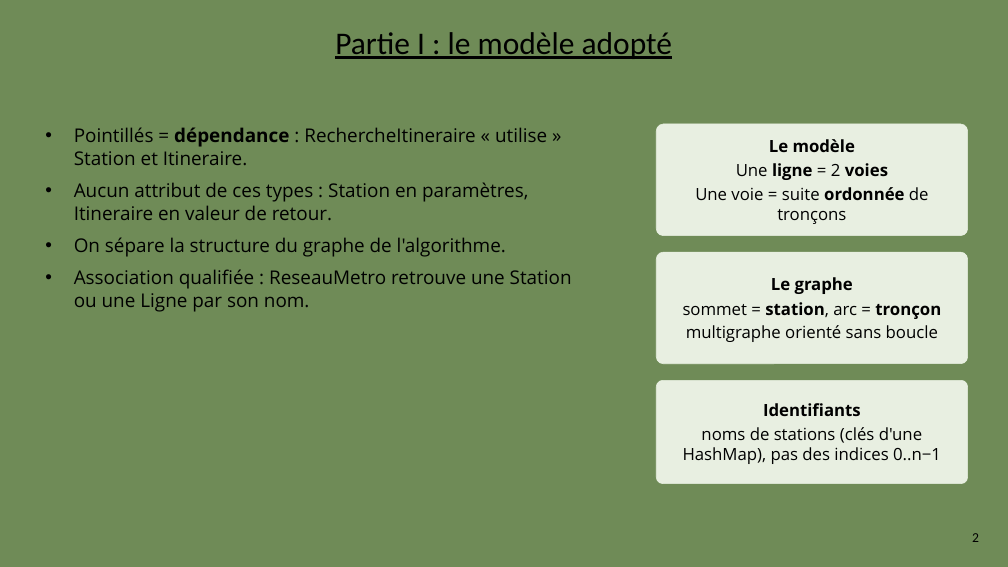
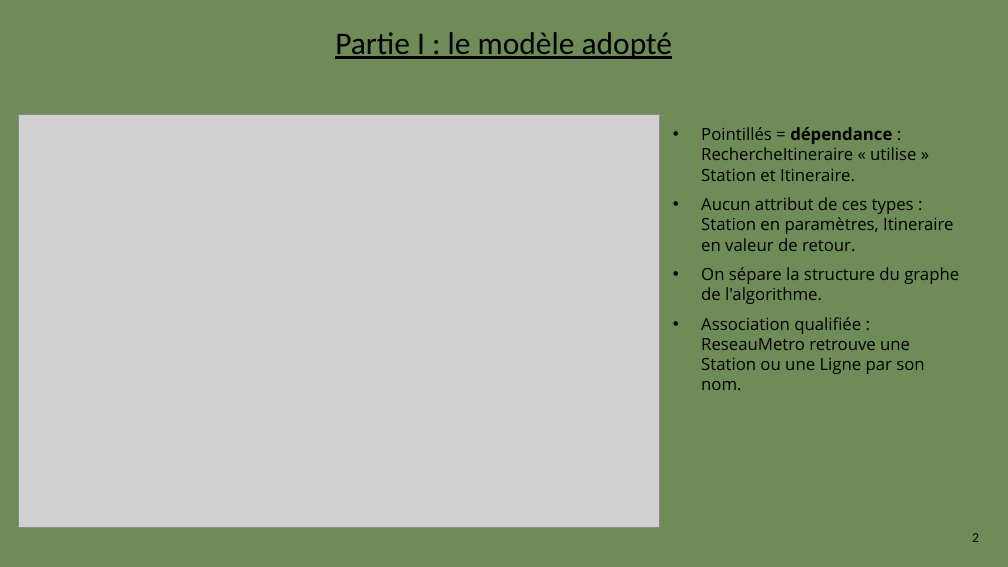
Before and after one commit to lazzrio/th-orie-des-graphes, a slide deck: slide 2 of presentations/s4/Activite9_presentation.pptx. Drawn at 1008x567 pixels with LibreOffice and Linux fonts; fonts in the diff are those of the drawing; grey boxes stand for pictures. Boxes give left, top, right and bottom in pixels: in the first picture for what was removed or moved away, otherwise in the second. Text is boxed around its words. In the diff, an @@ line names an element or a change of style, - is before the commit and + after.

```diff
--- a/presentations/s4/Activite9_presentation.pptx
+++ b/presentations/s4/Activite9_presentation.pptx
@@ picture added at [19, 114, 660, 528] @@
@@ rounded rectangle removed at [656, 124, 968, 236] @@
-Le modèle
-Une ligne = 2 voies
-Une voie = suite ordonnée de tronçons
@@ text "Pointillés = dépendance : RechercheItineraire ...": place and size @@
-text "Pointillés = dépendance : RechercheItineraire ..." at [74, 127, 572, 312]
+text "Pointillés = dépendance : RechercheItineraire ..." at [701, 127, 959, 390]
@@ text "Pointillés = dépendance : RechercheItineraire ..." at [701, 127, 959, 390]: size 18 to 16 pt @@
@@ rounded rectangle removed at [656, 253, 968, 364] @@
-Le graphe
-sommet = station, arc = tronçon
-multigraphe orienté sans boucle
@@ rounded rectangle removed at [656, 380, 968, 484] @@
-Identifiants
-noms de stations (clés d'une HashMap), pas des indices 0..n−1
```
Also in this commit, not shown: 2 other slides changed, 3 other files.
